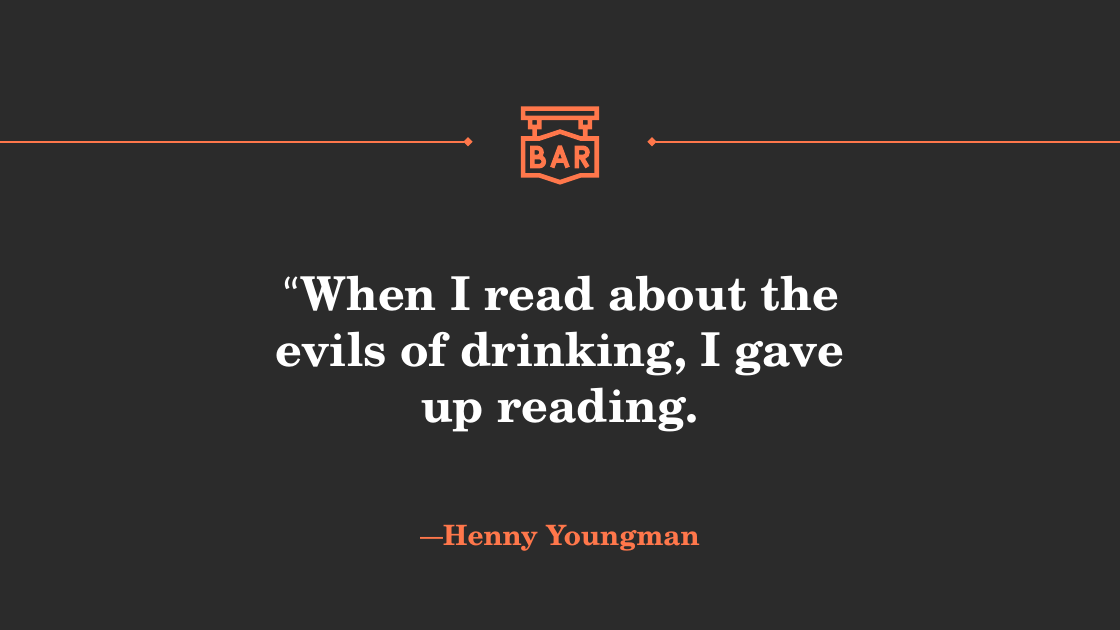
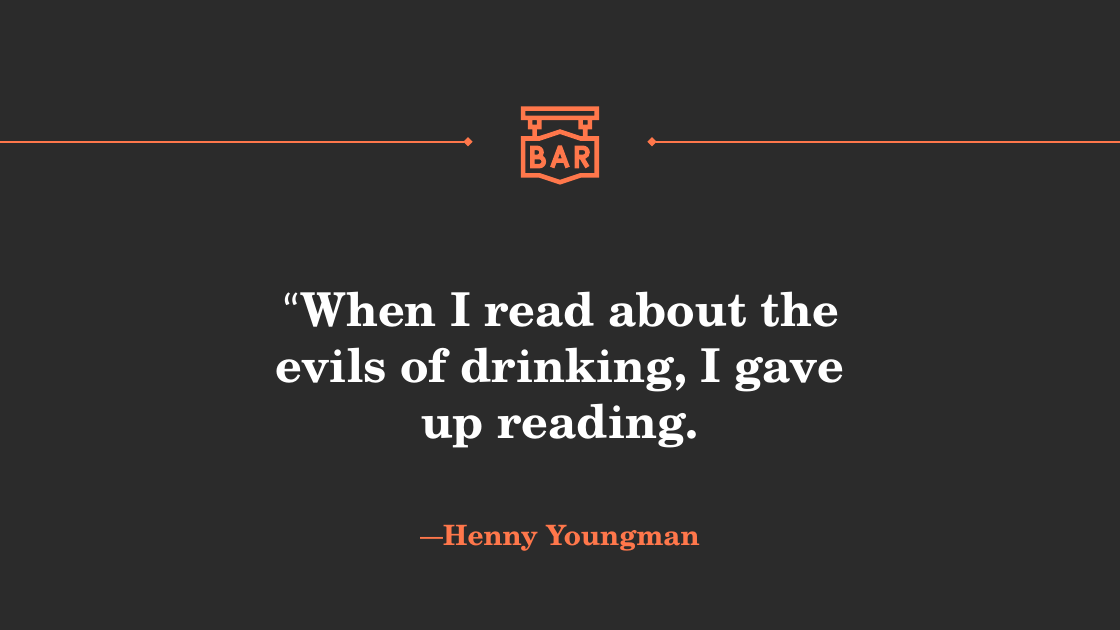
Before and after one commit to MaticAbsec/BestBrew, a slide deck: slide 6 of _PROMOCIJA/PREDSTAVITEV/BestBrew predstavitev.pptx. Drawn at 1120x630 pixels with LibreOffice and Linux fonts; fonts in the diff are those of the drawing; background and template pictures are left out; a plain dark background stands for a picture behind light text. Boxes give left, top, right and bottom in pixels: in the first picture for what was removed or moved away, otherwise in the second. Text is boxed around its words. In the diff, an @@ line names an element or a change of style, - is before the commit and + after.

```diff
--- a/_PROMOCIJA/PREDSTAVITEV/BestBrew predstavitev.pptx
+++ b/_PROMOCIJA/PREDSTAVITEV/BestBrew predstavitev.pptx
@@ title "“When I read about the ...": place and size @@
-title "“When I read about the ..." at [275,275,845,432]
+title "“When I read about the ..." at [275,291,845,448]
```
Also in this commit, not shown: 2 other slides changed.
